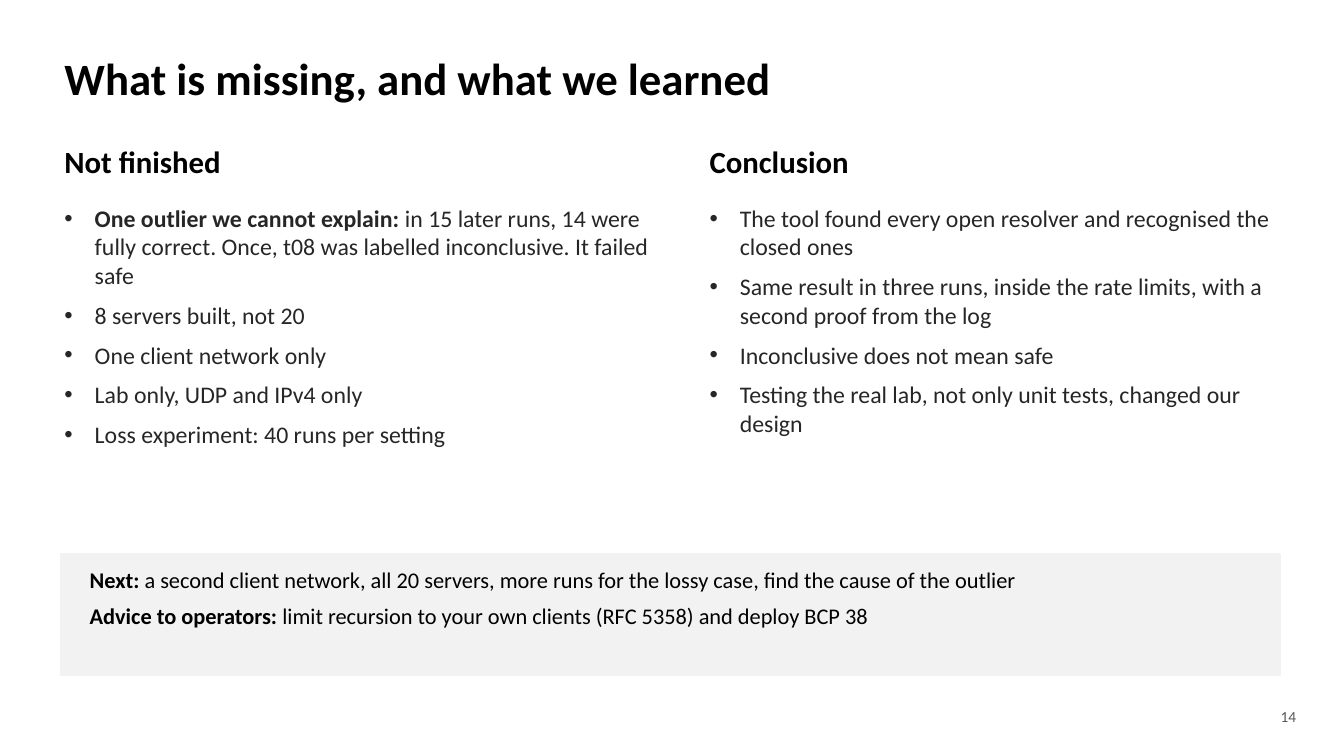
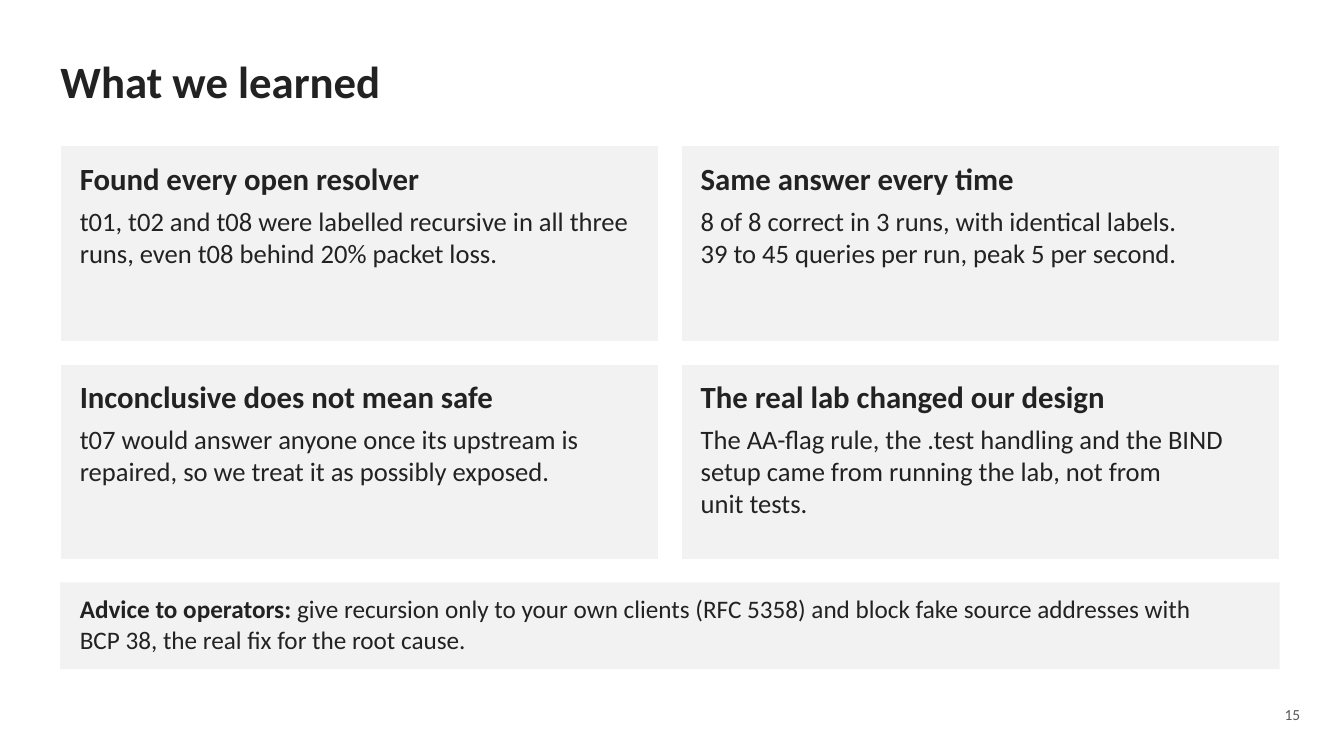
Before and after one commit to saurav-kr1/ps012-dns-resolver-exposure, a slide deck: slide 15 of docs/PS-012_Presentation.pptx (slide 14 before the commit). Drawn at 1344x756 pixels with LibreOffice and Linux fonts; fonts in the diff are those of the drawing. Boxes give left, top, right and bottom in pixels: in the first picture for what was removed or moved away, otherwise in the second. Text is boxed around its words. In the diff, an @@ line names an element or a change of style, - is before the commit and + after.

Commit message:
Update final presentation (v2, 16 slides)
Final slide deck with the new lab, rules, results and limitations slides.

```diff
--- a/docs/PS-012_Presentation.pptx
+++ b/docs/PS-012_Presentation.pptx
@@ text at (60, 66, 380, 99): text changed; text colour #000000 to #222222 @@
-What is missing, and what we learned
+What we learned
@@ rectangle added at (60, 145, 659, 341), fill #F2F2F2, outline #FFFFFF 1.25 pt, 19 pt, text #222222 @@
+Found every open resolver
+t01, t02 and t08 were labelled recursive in all three runs, even t08 behind 20% packet loss.
@@ rectangle added at (682, 145, 1280, 341), fill #F2F2F2, outline #FFFFFF 1.25 pt, 19 pt, text #222222 @@
+Same answer every time
+8 of 8 correct in 3 runs, with identical labels. 39 to 45 queries per run, peak 5 per second.
@@ text removed at (64, 151, 221, 174) @@
-Not finished
@@ text removed at (710, 151, 849, 174) @@
-Conclusion
@@ text removed at (95, 210, 647, 447) @@
-• One outlier we cannot explain: in 15 later runs, 14 were fully correct. Once, t08 was labelled inconclusive. It failed safe
-• 8 servers built, not 20
-• One client network only
-• Lab only, UDP and IPv4 only
-• Loss experiment: 40 runs per setting
@@ rectangle added at (60, 364, 659, 560), fill #F2F2F2, outline #FFFFFF 1.25 pt, 19 pt, text #222222 @@
+Inconclusive does not mean safe
+t07 would answer anyone once its upstream is repaired, so we treat it as possibly exposed.
@@ rectangle "The real lab changed our ...": place and size @@
-rectangle "The real lab changed our ..." at (740, 210, 1269, 436)
+rectangle "The real lab changed our ..." at (682, 364, 1280, 560)
@@ rectangle "The real lab changed our ..." at (682, 364, 1280, 560): fill none to #F2F2F2; outline none to #FFFFFF 1.25 pt @@
@@ text in rectangle at (701, 386, 1223, 513): text changed; size 17 to 19 pt; text colour #262626 to #222222 @@
-• The tool found every open resolver and recognised the closed ones
-• Same result in three runs, inside the rate limits, with a second proof from the log
-• Inconclusive does not mean safe
-• Testing the real lab, not only unit tests, changed our design
+The real lab changed our design
+The AA-flag rule, the .test handling and the BIND setup came from running the lab, not from unit tests.
@@ rectangle removed at (86, 565, 1255, 631) @@
-Next: a second client network, all 20 servers, more runs for the lossy case, find the cause of the outlier
-Advice to operators: limit recursion to your own clients (RFC 5358) and deploy BCP 38
@@ rectangle "Advice to operators: give recursion ...": place and size @@
-rectangle "Advice to operators: give recursion ..." at (60, 555, 1280, 676)
+rectangle "Advice to operators: give recursion ..." at (60, 583, 1280, 669)
@@ rectangle "Advice to operators: give recursion ..." at (60, 583, 1280, 669): outline #F2F2F2 1.25 pt to none @@
@@ text in rectangle at (80, 599, 1190, 652): text added @@
+Advice to operators: give recursion only to your own clients (RFC 5358) and block fake source addresses with BCP 38, the real fix for the root cause.
@@ page number at (1285, 710, 1301, 720): text changed @@
-14
+15
```
Also in this commit, not shown: 9 other slides changed, 6 slides added, 5 slides removed, 1 other file.
